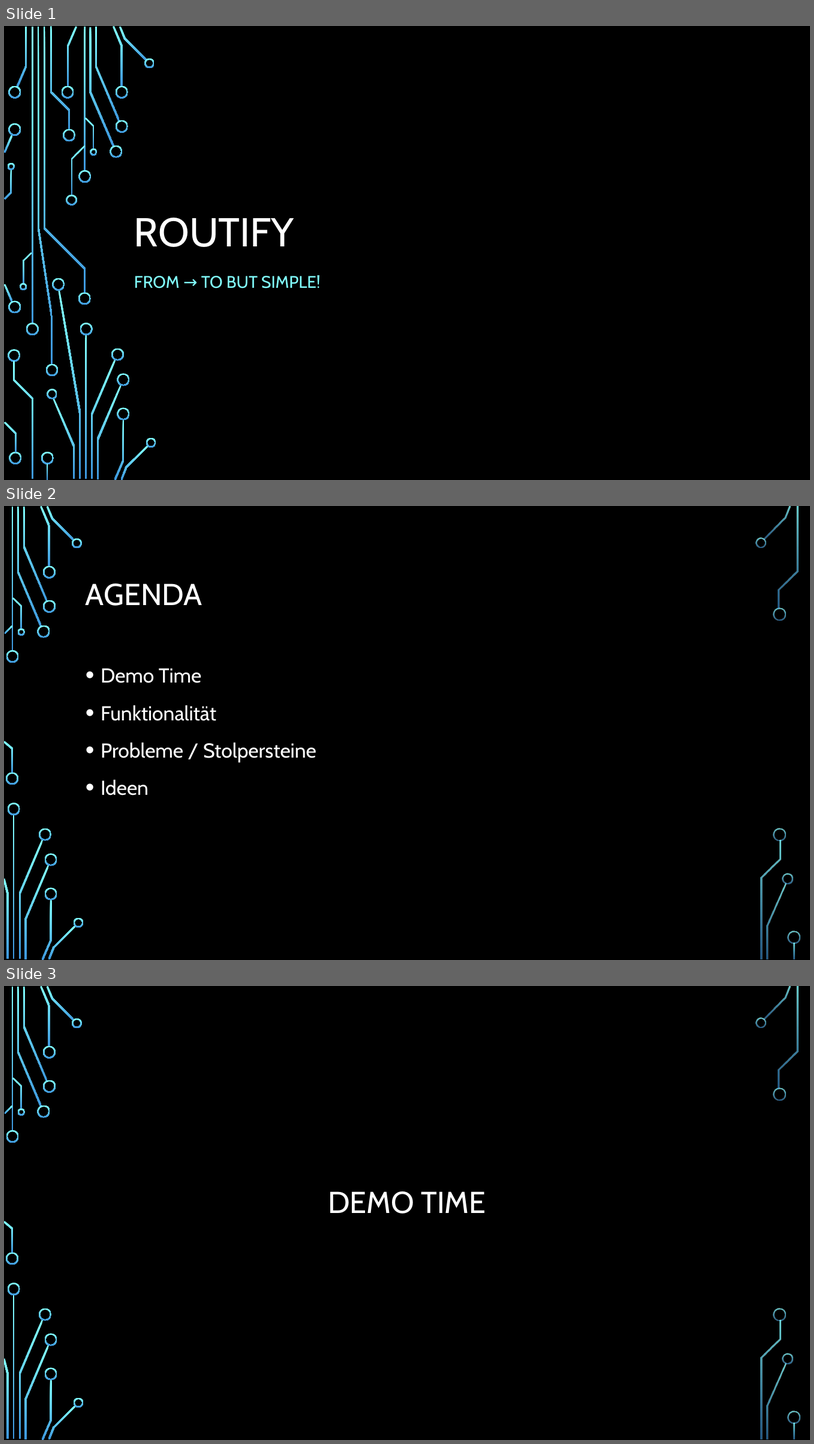
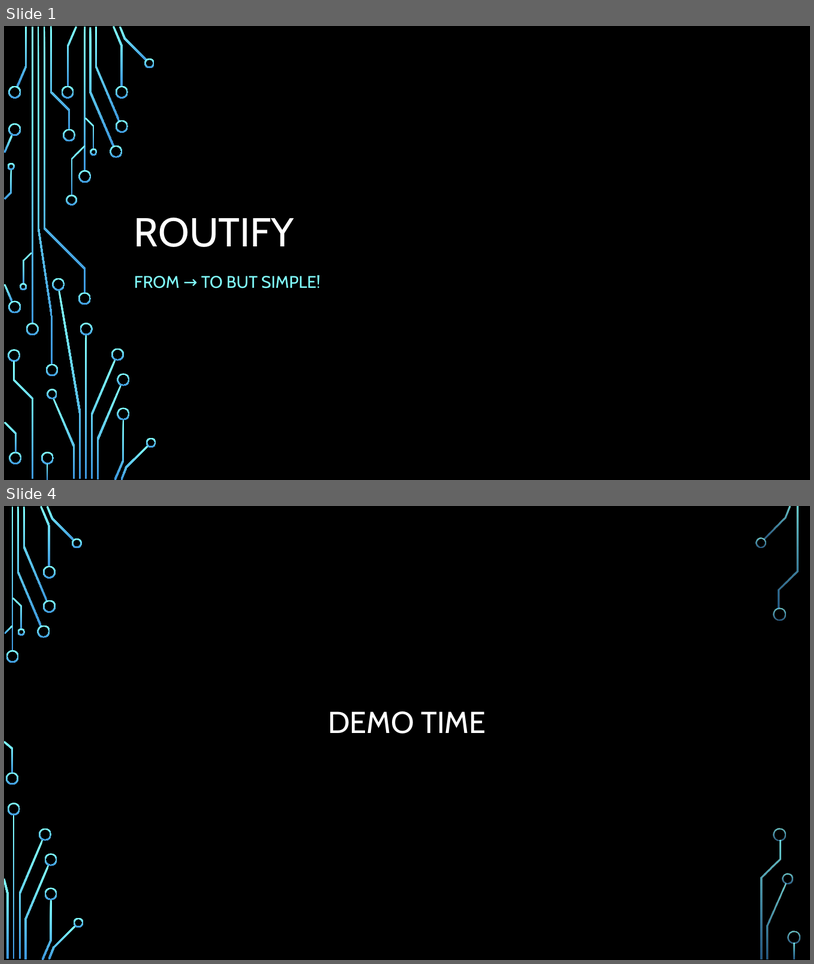
Before and after one commit to Inux/mobpro, a slide deck: Routify/doc/routify_presentation.pptx. Shown one above the other, each under a label of ours: slides 1, 2 and 3 before the commit, slides 1 and 4 after it; the slides between them are not shown. The pictures are 814x1444 and 814x964 pixels, drawn with LibreOffice and Linux fonts; fonts in the diff are those of the drawing; background and template pictures are left out. Boxes give left, top, right and bottom in pixels: in the first picture for what was removed or moved away, otherwise in the second. Text is boxed around its words. In the diff, an @@ line names an element or a change of style, - is before the commit and + after.

```diff
--- a/Routify/doc/routify_presentation.pptx
+++ b/Routify/doc/routify_presentation.pptx
@@ slide 2 removed at bbox=[4, 506, 810, 960], background picture (left out); not listed: 36 template elements that a slide beside it also shows @@
@@ title removed at bbox=[86, 583, 203, 606] @@
-AGENDA
@@ text removed at bbox=[101, 668, 317, 795] @@
-• Demo Time
-• Funktionalität
-• Probleme / Stolpersteine
-• Ideen
@@ what was slide 3 is now slide 4 @@
```
Also in this commit, not shown: 1 slide changed, 1 slide added.
